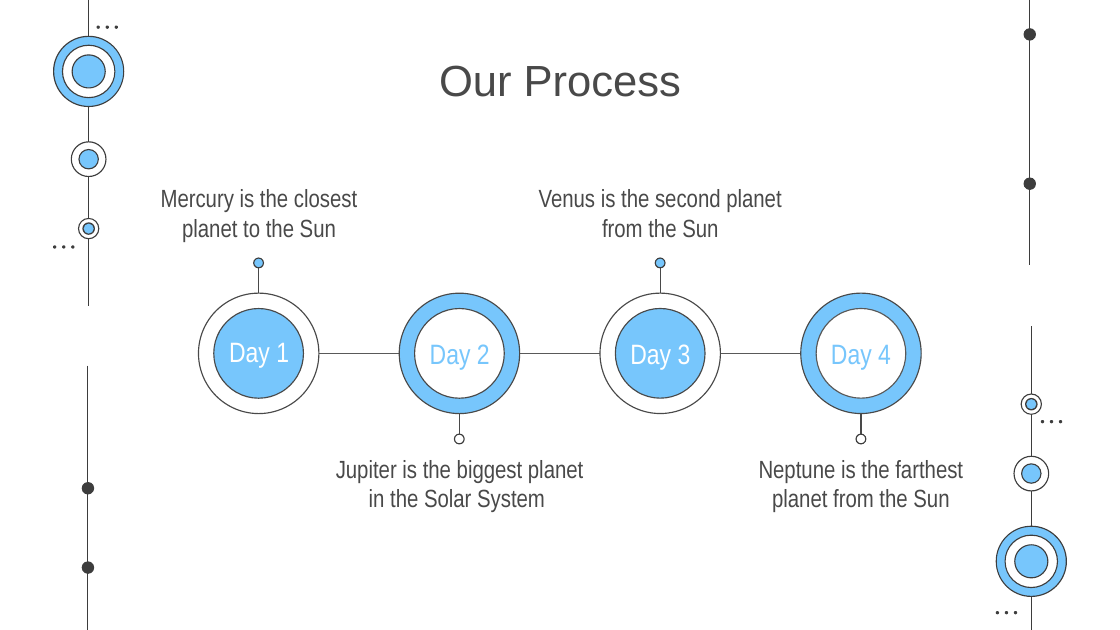
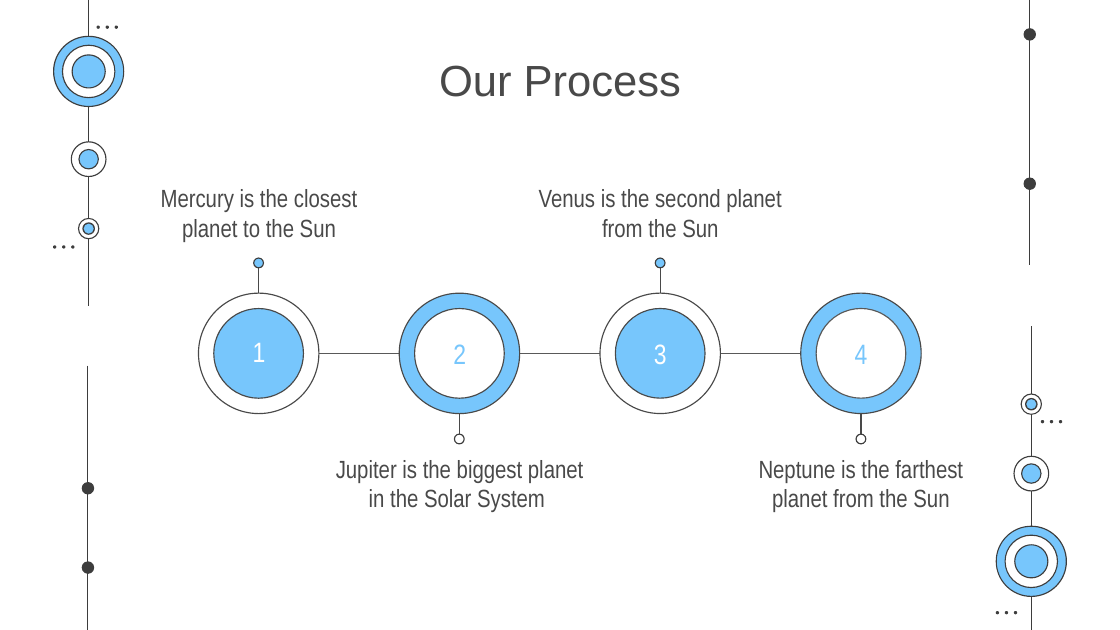
Before and after one commit to kabilan16/LoanManagement, a slide deck: slide 9 of Technology Consulting by Slidesgo.pptx (slide 13 before the commit). Drawn at 1120x630 pixels with LibreOffice and Linux fonts; fonts in the diff are those of the drawing. Boxes give left, top, right and bottom in pixels: in the first picture for what was removed or moved away, otherwise in the second. Text is boxed around its words. In the diff, an @@ line names an element or a change of style, - is before the commit and + after.

Commit message:
PPT Changes done

```diff
--- a/Technology Consulting by Slidesgo.pptx
+++ b/Technology Consulting by Slidesgo.pptx
@@ text at (x1=253, y1=343, x2=266, y2=362): text changed @@
-Day 1
+1
@@ text at (x1=453, y1=344, x2=466, y2=364): text changed @@
-Day 2
+2
@@ text at (x1=654, y1=344, x2=667, y2=364): text changed @@
-Day 3
+3
@@ text at (x1=855, y1=345, x2=868, y2=364): text changed @@
-Day 4
+4
```
Also in this commit, not shown: 1 other slide changed, 1 slide added, 9 slides removed.
